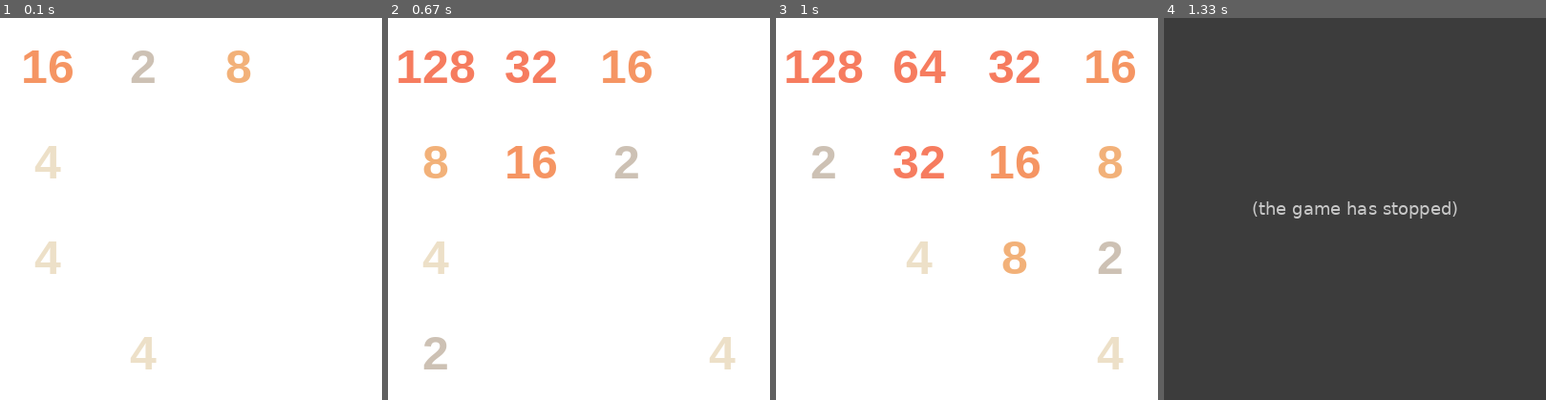
Above: before the commit, frames 1-4 (left to right).
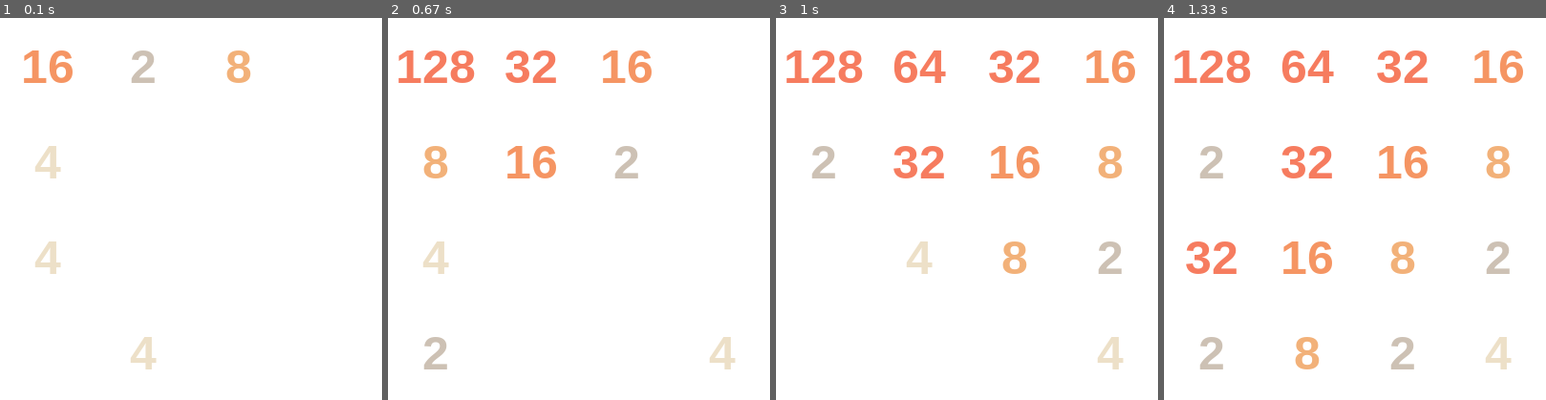
Above: after the commit, the same moments.

Repository: Dremfot-stack/test
Game: pygame game, started from pys/pythoncodes/pygame_2048.py
Two runs of this game, one before a commit and one after it. Both use one fixed random seed, a clock stepped at 60 frames per second and the inputs below.
Inputs:
- Up to frame 1 (0.1 s): no input
- Up to frame 2 (0.67 s): hold Right from 0.33 s (still down)
- Up to frame 3 (1 s): release Right at 0.8 s
- Up to frame 4 (1.33 s): no input

Frames 1-3 are identical in both runs. In frame 4, 100% of the frame differs, in the area x 0-100%, y 0-100%.
Before the commit the program exited at 1.17 s; later frames show no game.

Commit message:
recovery

Diff:
--- a/pys/pythoncodes/ai_snake.py
+++ /dev/null
@@ -1,317 +0,0 @@
-import tkinter
-import time
-import sys
-import random
-import pygame
-from pygame.locals import *
-
-##############################################################
-
-rate = 0.618
-size = 20
-margin_rate = 1
-counter = [0,0,0,0] # u,d,l,r
-history = "d"
-
-##############################################################
-
-root = tkinter.Tk()
-width = root.winfo_screenwidth()
-height = root.winfo_screenheight()
-
-##############################################################
-
-width *= rate
-height *= rate
-width = int(width / size) * size
-height = int(height / size) * size
-
-background_margin_breadth = 1
-
-snake_body_size = size
-snake_init_length = 10
-snake_head_symbol_breadth = 3
-init_direction = 'd'
-
-food_margin_breadth = 1
-food_number = 10
-
-##############################################################
-
-white = (255,255,255)
-red = (255,0,0)
-orange = (255,128,0)
-yellow = (255,255,0)
-green = (0,255,0)
-cyan = (0,160,233)
-blue = (0,0,255)
-violet = (212,196,219)
-black = (0,0,0)
-replace = (0,140,140)
-level_board = [white,red,orange,yellow,green,cyan,blue,violet,replace]
-
-##############################################################
-
-snake_block_color = (128,128,128)
-snake_head_symbol_color = black
-background_color = black
-background_margin_color = black
-
-##############################################################
-
-class block:
-    def __init__(self,up,height,left,width,margin_color,content_color,margin_breadth):
-        self.up = up
-        self.left = left
-        self.margin_color = margin_color
-        self.content_color = content_color
-        self.margin_breadth = margin_breadth
-        self.width = width
-        self.height = height
-
-    def draw(self):
-        pos = (self.left,self.up,self.width,self.height)
-        pygame.draw.rect(screen,self.content_color,pos,0)
-        pygame.draw.rect(screen,self.margin_color,pos,self.margin_breadth)
-
-class food:
-    def __init__(self,number):
-        self.number = number
-        self.effect = [random.randint(1,9) for i in range(self.number)]
-        self.summary = [block(random.randint(0,int(margin.height / size) - 1) * size,size,random.randint(0,int(margin.width / size) - 1) * size,size,level_board[self.effect[i] - 1],level_board[self.effect[i] - 1],food_margin_breadth) for i in range(self.number)]
-
-    def draw(self):
-        for i in self.summary:
-            i.draw()
-
-class snake:
-    def __init__(self,direction,init_x,init_y,length):
-        self.direction = direction
-        self.x = init_x
-        self.y = init_y
-        self.length = length
-        self.body = []
-        for i in range(self.length):
-            self.body.append(block(init_y,snake_body_size,init_x,snake_body_size,snake_block_color,snake_block_color,0))
-
-    def move(self):
-        del(self.body[self.length - 1])
-        self.body = [block(self.body[0].up,snake_body_size,self.body[0].left,snake_body_size,snake_block_color,snake_block_color,0)] + self.body
-        if self.direction == 'u':
-            self.body[0].up -= size
-        elif self.direction == 'd':
-            self.body[0].up += size
-        elif self.direction == 'l':
-            self.body[0].left -= size
-        elif self.direction == 'r':
-            self.body[0].left += size
-
-    def draw(self):
-        for i in range(self.length):
-            (self.body[i]).draw()
-        pos = (self.body[0].left,self.body[0].up,self.body[0].width,self.body[0].height)
-        pygame.draw.rect(screen,snake_head_symbol_color,pos,snake_head_symbol_breadth)
-
-    def increase(self,effect):
-        for i in range(effect):
-            x = self.body[self.length - 1].left
-            y = self.body[self.length - 1].up
-            self.body.append(block(y,snake_body_size,x,snake_body_size,snake_block_color,snake_block_color,0))
-        self.length += effect
-
-margin = block(0,height,0,width * margin_rate,background_margin_color,background_color,background_margin_breadth)
-
-pygame.init()
-
-screen = pygame.display.set_mode((width,height))
-
-pygame.display.set_caption("Snake")
-
-snake1 = snake(init_direction,size,size,snake_init_length)
-snake2 = snake('u',size,size,snake_init_length)
-
-snakes = []
-snakes.append(snake1)
-snakes.append(snake2)
-
-F = food(food_number)
-
-def ifeat(S):
-    effect = 0
-    for i in range(F.number):
-        if F.summary[i].left == S.body[0].left and F.summary[i].up == S.body[0].up:
-            effect = F.effect[i]
-            F.effect[i] = random.randint(1,9)
-            x = random.randint(0,int(margin.width / size) - 1) * size
-            y = random.randint(0,int(margin.height / size) - 1) * size
-            while (x,y) in waller():
-                x = random.randint(0,int(margin.width / size) - 1) * size
-                y = random.randint(0,int(margin.height / size) - 1) * size
-            F.summary[i] = block(y,size,x,size,level_board[F.effect[i] - 1],level_board[F.effect[i] - 1],food_margin_breadth)
-            break
-    return effect
-
-def txt(fontsize,text,anti_alias=False,color=white,pos=(0,0)):
-    myfont = pygame.font.Font(None,fontsize)
-    textImage = myfont.render(text,anti_alias,color)
-    screen.blit(textImage,pos)
-
-def kill():
-    print(history)
-    pygame.quit()
-    sys.exit()
-    exit()
-
-def receive():
-    global stoper
-    for event in pygame.event.get():
-        if event.type == QUIT:
-            kill()
-        elif event.type == KEYDOWN:
-            if event.key == pygame.K_ESCAPE:
-                kill()
-            elif event.key == pygame.K_UP and snake1.direction != 'd':
-                snake1.direction = 'u'
-            elif event.key == pygame.K_DOWN and snake1.direction != 'u':
-                snake1.direction = 'd'
-            elif event.key == pygame.K_LEFT and snake1.direction != 'r':
-                snake1.direction = 'l'
-            elif event.key == pygame.K_RIGHT and snake1.direction != 'l':
-                snake1.direction = 'r'
-            elif event.key == pygame.K_SPACE:
-                stop = True
-                txt(30,"Stop...",True,red,(width - 60,height - 30))
-                pygame.display.update()
-                while stop:
-                    for event in pygame.event.get():
-                        if event.type == QUIT:
-                            kill()
-                        elif event.type == KEYDOWN:
-                            if event.key == pygame.K_ESCAPE:
-                                kill()
-                            elif event.key == pygame.K_SPACE:
-                                stop = False
-
-def draw():
-    screen.fill(blue)
-
-    pygame.display.set_caption("Snake length:%d" % snake1.length)
-    margin.draw()
-    F.draw()
-    snake1.draw()
-    snake2.draw()
-
-    pygame.display.update()
-
-def waller():
-    wall_list = []
-    for i in snakes:
-        for j in i.body:
-            pos = (j.left,j.up)
-            wall_list.append(pos)
-    if len(wall_list) >= int(width * height / size / size):
-        kill()
-    return wall_list
-
-def permit(x,y):
-    wall_list = waller()
-    region = []
-    dimension = 5
-    for i in range(dimension):
-        temp = []
-        for j in range(dimension):
-            temp.append(1)
-        region.append(temp)
-    verge = int((dimension - 1) / 2)
-    for i in range(-verge,verge + 1,1):
-        for j in range(-verge,verge + 1,1):
-            if (x + i * size,y + j * size) in wall_list:
-                region[j + 1][i + 1] = 0
-    return region
-
-def ac(S):                       #auto control
-    global history
-    x = S.body[0].left
-    y = S.body[0].up
-
-    distance_list = []
-    for i in F.summary:
-        distance = abs(i.left - x) + abs(i.up - y)
-        distance_list.append(distance)
-    min_distance = min(distance_list)
-    for i in range(F.number):
-        if distance_list[i] == min_distance:
-            break
-    X = F.summary[i].left
-    Y = F.summary[i].up
-
-    region = permit(x,y)
-    decision = [0,0,0,0]
-    decide_list = ['u','d','l','r']
-
-    if x < X:
-        decision[3] += 1
-    if x > X:
-        decision[2] += 1
-    if y < Y:
-        decision[1] += 1
-    if y > Y:
-        decision[0] += 1
-
-    if (x + size >= width) or (S.direction == 'l'):
-        decision[3] -= 10
-    if (x - size < 0) or (S.direction == 'r'):
-        decision[2] -= 10
-    if (y + size >= height) or (S.direction == 'u'):
-        decision[1] -= 10
-    if (y - size < 0) or (S.direction == 'd'):
-        decision[0] -= 10
-
-    dimension = len(region[0])
-    middle = int((dimension - 1) / 2)
-    for i in range(0,middle,1):
-        if region[i][middle] == 0:
-            decision[0] -= ((i + 1) * 3)
-    for i in range(dimension - 1,middle,-1):
-        if region[i][middle] == 0:
-            decision[1] -= ((dimension - i) * 3)
-    for i in range(0,middle,1):
-        if region[middle][i] == 0:
-            decision[2] -= ((i + 1) * 3)
-    for i in range(dimension - 1,middle,-1):
-        if region[middle][i] == 0:
-            decision[3] -= ((dimension - i) * 3)
-
-    deal = max(decision)
-    print(decision,end="\t")
-    for i in range(4):
-        if decision[i] == deal:
-            break
-    print(decide_list[i])
-    if S.direction != decide_list[i]:
-        history += decide_list[i]
-        S.direction = decide_list[i]
-
-def check():
-    x = snake1.body[0].left
-    y = snake1.body[0].up
-    for i in range(1,len(snake1.body)):
-        if (snake1.body[i].left == x and snake1.body[i].up == y) or x < 0 or x >= width or y < 0 or y >= height:
-            kill()
-
-def main():
-
-    while True:
-        time.sleep(0.05)
-        receive()
-        snake1.move()
-        ac(snake2)
-        snake2.move()
-        snake1.increase(ifeat(snake1))
-        snake2.increase(ifeat(snake2))
-        draw()
-        check()
-
-
-if __name__ == "__main__":
-    main()
--- a/pys/pythoncodes/pygame_2048.py
+++ b/pys/pythoncodes/pygame_2048.py
@@ -166,8 +166,7 @@
             if scores[tag] < s:
                 tag = i
         if self.switches[tag] == 0:
-            print("out")
-            out()
+            return -1
         return tag
 
 def log(x):
@@ -348,7 +347,11 @@
     while True:
         sign = receive()
         w = Pad(wall)
-        sign = sl[w.evaluate(2)]
+        e = w.evaluate(2)
+        if e == -1:
+            init(wall)
+            produce(wall)
+        sign = sl[e]
         time.sleep(cd)
         point = move(wall,sign)
         score += point
Binary file added: cs/snake
Not shown, added: cs/snake.cpp
